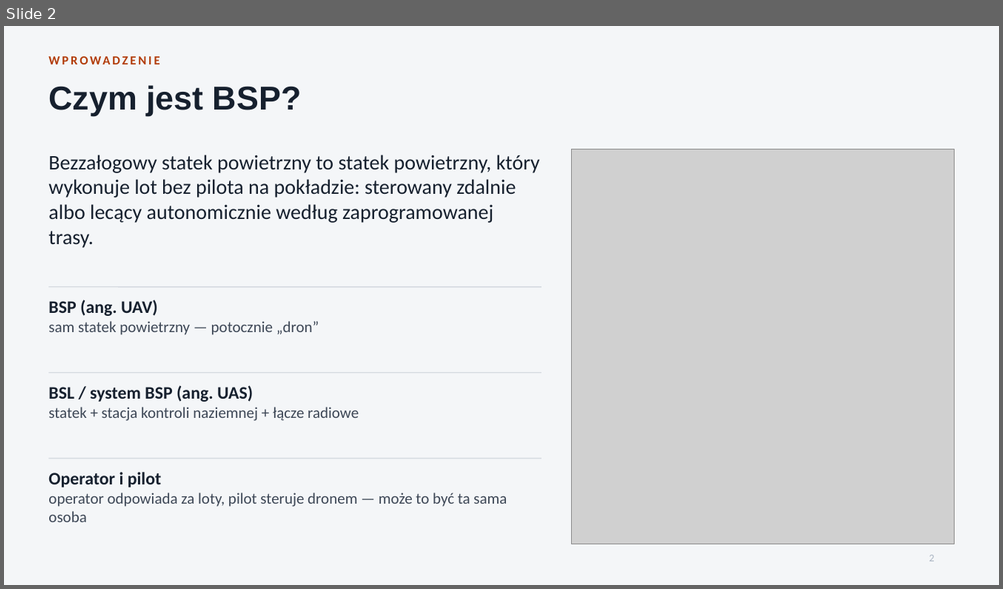
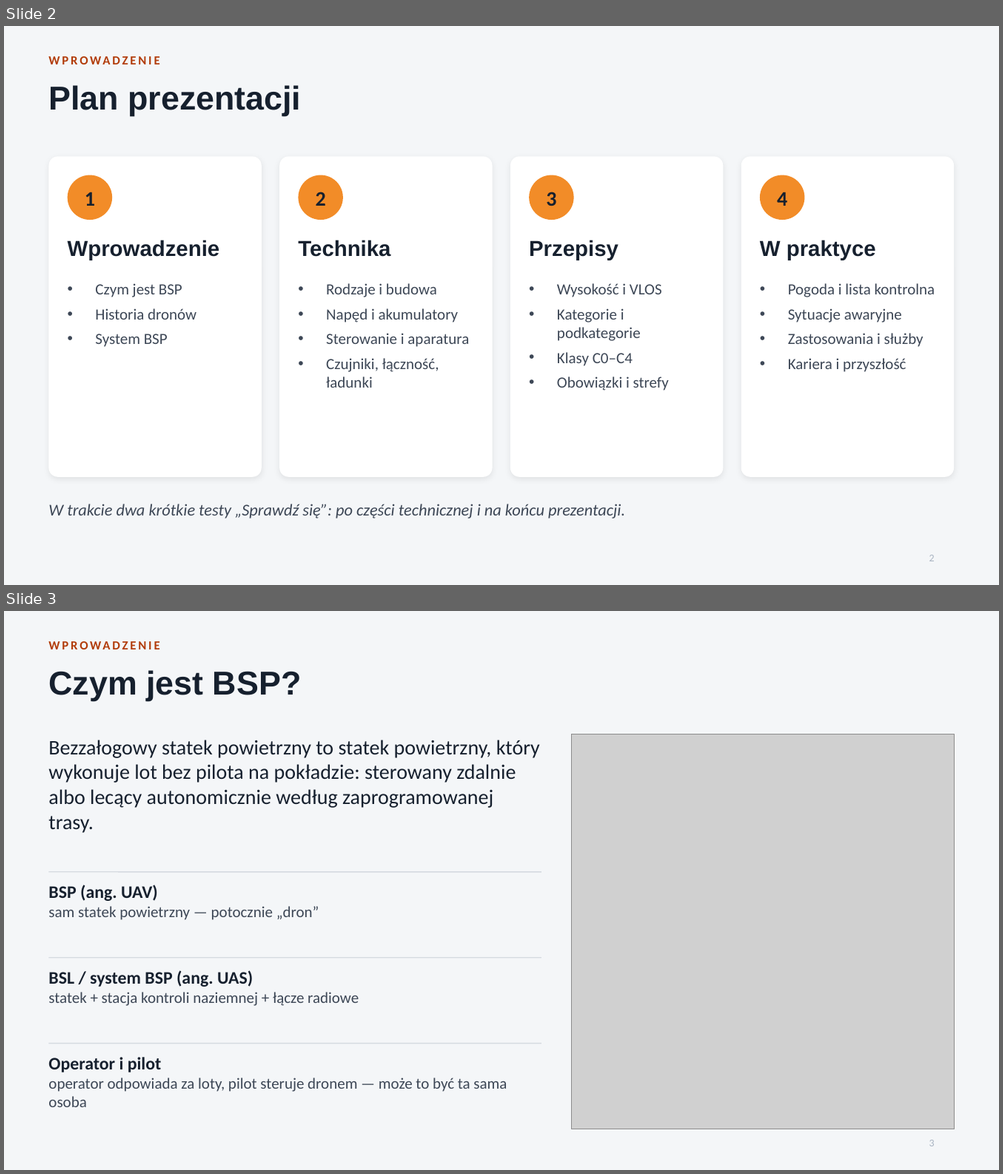
Before and after one commit to Pawel202685/psychic-octo-invention, a slide deck: Ogolna_wiedza_o_BSP.pptx. Shown one above the other, each under a label of ours: slide 2 before the commit, slides 2 and 3 after it. The pictures are 1003x589 and 1003x1174 pixels, drawn with LibreOffice and Linux fonts; fonts in the diff are those of the drawing; grey boxes stand for pictures. Boxes give left, top, right and bottom in pixels: in the first picture for what was removed or moved away, otherwise in the second. Text is boxed around its words. In the diff, an @@ line names an element or a change of style, - is before the commit and + after.

```diff
--- a/Ogolna_wiedza_o_BSP.pptx
+++ b/Ogolna_wiedza_o_BSP.pptx
@@ slide 2 added at [4,26,999,585], background #F4F6F8 @@
@@ text added at [48,52,954,79], 12 pt, text #B23C0A, bold @@
+WPROWADZENIE
@@ title added at [48,85,301,116], 32 pt, text #16202E, bold @@
+Plan prezentacji
@@ rounded rectangle added at [48,156,262,477], fill #FFFFFF @@
@@ rounded rectangle added at [279,156,492,477], fill #FFFFFF @@
@@ rounded rectangle added at [511,156,723,477], fill #FFFFFF @@
@@ rounded rectangle added at [741,156,954,477], fill #FFFFFF @@
@@ ellipse added at [68,175,112,220], fill #F28C28 @@
@@ ellipse added at [298,175,343,220], fill #F28C28 @@
@@ ellipse added at [529,175,574,220], fill #F28C28 @@
@@ ellipse added at [760,175,805,220], fill #F28C28 @@
@@ text added at [85,192,95,206], 20 pt, text #16202E, bold @@
+1
@@ text added at [316,192,326,206], 20 pt, text #16202E, bold @@
+2
@@ text added at [546,192,556,206], 20 pt, text #16202E, bold @@
+3
@@ text added at [777,192,787,206], 20 pt, text #16202E, bold @@
+4
@@ text added at [68,240,220,261], 21 pt, text #16202E, bold @@
+Wprowadzenie
@@ text added at [298,240,390,257], 21 pt, text #16202E, bold @@
+Technika
@@ text added at [529,240,618,261], 21 pt, text #16202E, bold @@
+Przepisy
@@ text added at [760,240,876,261], 21 pt, text #16202E, bold @@
+W praktyce
@@ text added at [95,284,196,347], 15 pt, text #3D4756 @@
+• Czym jest BSP
+• Historia dronów
+• System BSP
@@ text added at [326,284,469,388], 15 pt, text #3D4756 @@
+• Rodzaje i budowa
+• Napęd i akumulatory
+• Sterowanie i aparatura
+• Czujniki, łączność, ładunki
@@ text added at [557,284,669,391], 15 pt, text #3D4756 @@
+• Wysokość i VLOS
+• Kategorie i podkategorie
+• Klasy C0–C4
+• Obowiązki i strefy
@@ text added at [788,284,935,372], 15 pt, text #3D4756 @@
+• Pogoda i lista kontrolna
+• Sytuacje awaryjne
+• Zastosowania i służby
+• Kariera i przyszłość
@@ text added at [48,504,625,519], 16 pt, text #3D4756, italic @@
+W trakcie dwa krótkie testy „Sprawdź się”: po części technicznej i na końcu prezentacji.
@@ page number added at [929,555,934,562], 10 pt, text #A9B4C2 @@
+2
@@ what was slide 2 is now slide 3 @@
```
Also in this commit, not shown: 6 slides changed, 14 other slides added.
